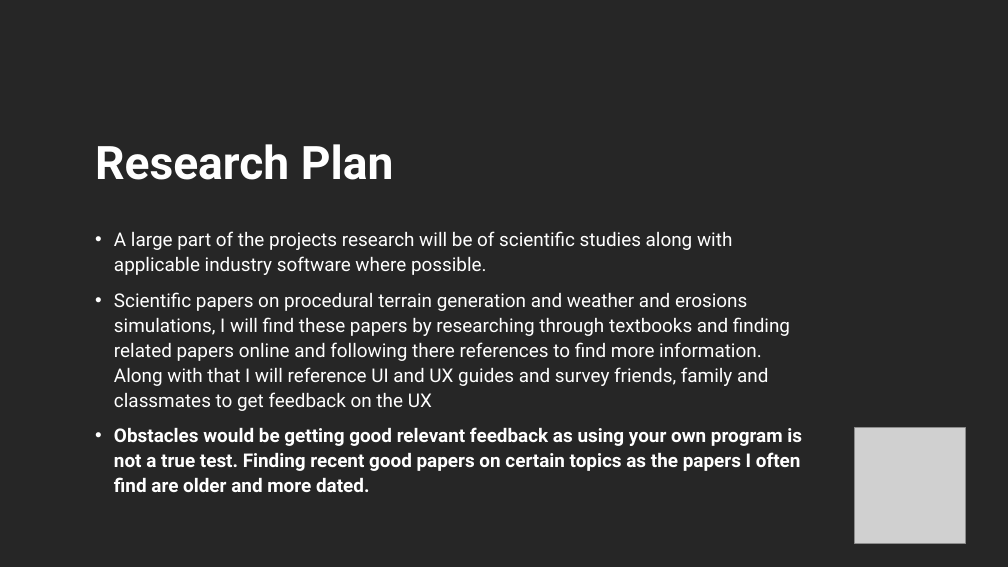
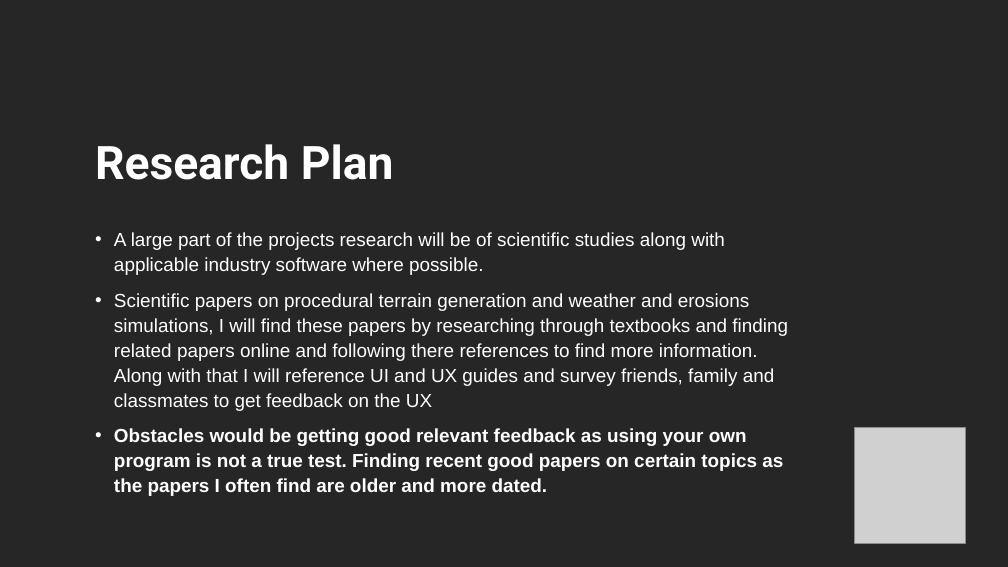
Before and after one commit to Cameron-cmd/Disertation_Project, a slide deck: slide 5 of Project_Pitch.pptx. Drawn at 1008x567 pixels with LibreOffice and Linux fonts; fonts in the diff are those of the drawing; grey boxes stand for pictures. Boxes give left, top, right and bottom in pixels: in the first picture for what was removed or moved away, otherwise in the second. Text is boxed around its words. In the diff, an @@ line names an element or a change of style, - is before the commit and + after.

```diff
--- a/Project_Pitch.pptx
+++ b/Project_Pitch.pptx
@@ text "A large part of the ..." at box(114, 232, 788, 496): font Roboto to Arial @@
```
Also in this commit, not shown: 6 other slides changed.
